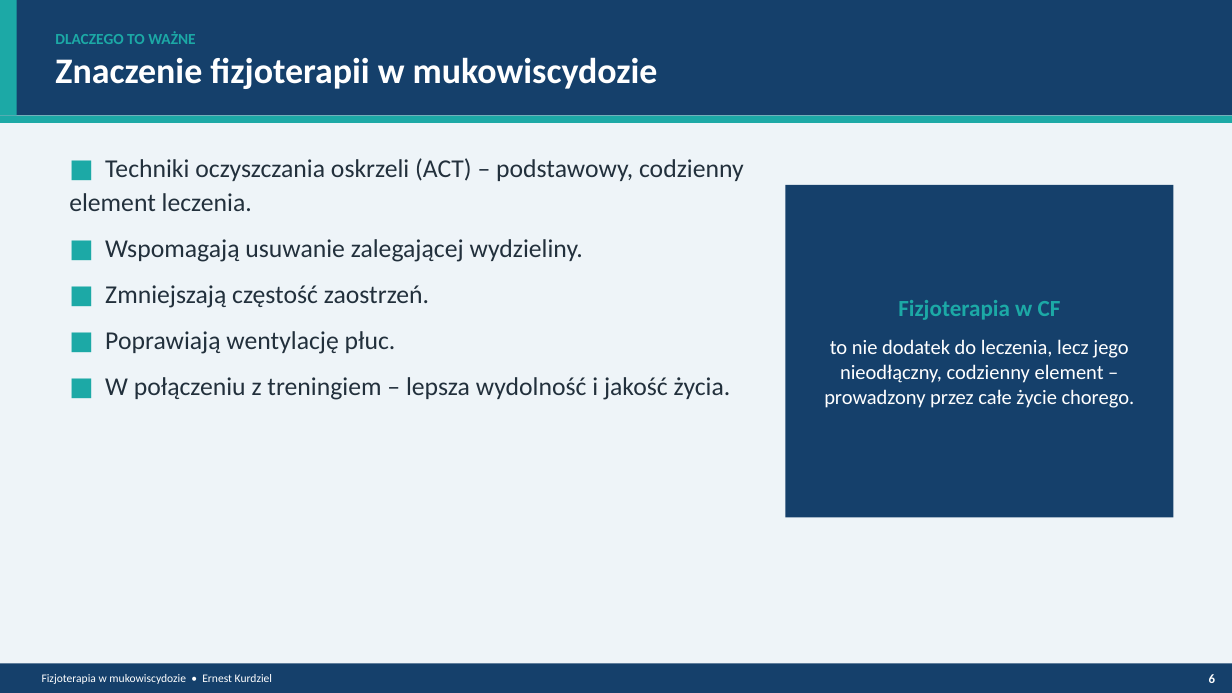
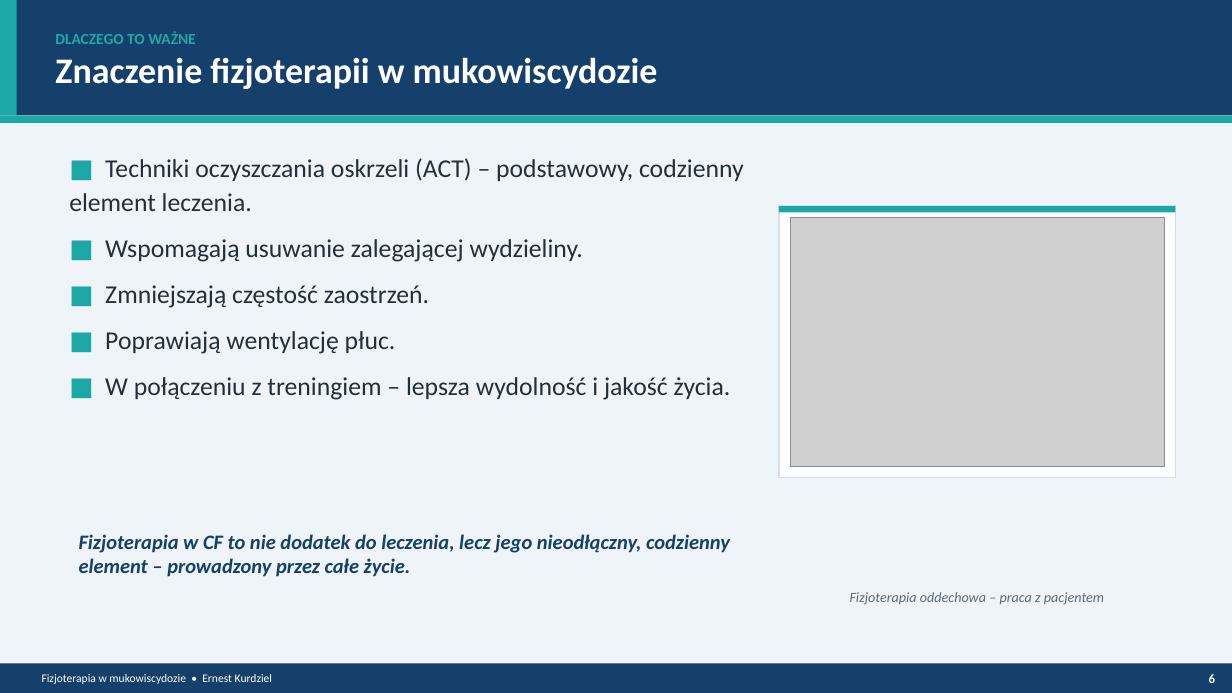
Before and after one commit to ernestkurdziel-max/eqwdfqae, a slide deck: slide 7 of Fizjoterapia_mukowiscydoza_prezentacja.pptx. Drawn at 1232x693 pixels with LibreOffice and Linux fonts; fonts in the diff are those of the drawing; grey boxes stand for pictures. Boxes give left, top, right and bottom in pixels: in the first picture for what was removed or moved away, otherwise in the second. Text is boxed around its words. In the diff, an @@ line names an element or a change of style, - is before the commit and + after.

```diff
--- a/Fizjoterapia_mukowiscydoza_prezentacja.pptx
+++ b/Fizjoterapia_mukowiscydoza_prezentacja.pptx
@@ rectangle: place and size @@
-rectangle at (786, 185, 1174, 518)
+rectangle at (779, 206, 1176, 478)
@@ rectangle at (779, 206, 1176, 478): fill #15406B to #FFFFFF; outline none to #D5DEE6 1 pt @@
@@ rectangle added at (779, 206, 1176, 213), fill #1CA9A6 @@
@@ picture added at (790, 217, 1165, 467) @@
@@ text "Fizjoterapia w CF to nie ..." at (79, 534, 730, 577): vertical alignment middle to top @@
@@ text at (79, 534, 730, 577): text changed; text colour #FFFFFF to #15406B; bold on; italic on @@
-Fizjoterapia w CF
-to nie dodatek do leczenia, lecz jego nieodłączny, codzienny element – prowadzony przez całe życie chorego.
+Fizjoterapia w CF to nie dodatek do leczenia, lecz jego nieodłączny, codzienny element – prowadzony przez całe życie.
@@ text added at (850, 592, 1104, 605), 11 pt, text #5B6B79, italic @@
+Fizjoterapia oddechowa – praca z pacjentem
```
Also in this commit, not shown: 5 other slides changed, 7 other files.
